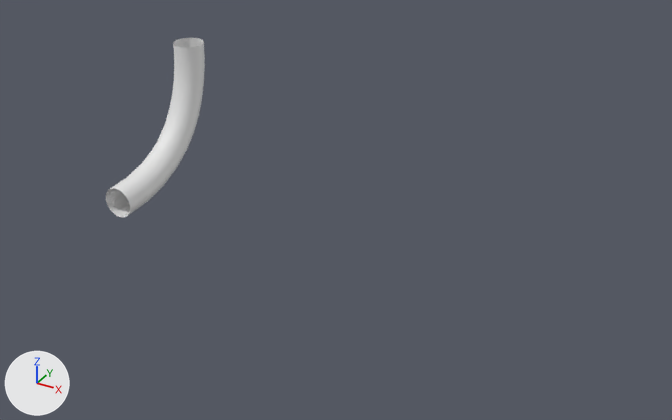
The Blender file tubes.blend as it was, and as the next commit left it.
Before and after are seen from a 50 mm camera at (9.3, -9.33, 6.78) aimed at (3.57, 0.56, 0.58). The axes (+X, +Y, +Z) are drawn at lower left. The lights are the same throughout. The same objects are shown in both versions, whatever each file hides.

Script lines for the objects in view, before the commit:
```python
me_cubeziercurve_004 = bpy.data.meshes.new('CUBezierCurve.004')
me_cubeziercurve_004.from_pydata(...)  # 182 vertices, 168 faces; spans x -0.25..0.25, y 0.0..2.24, z -0.24..2.0
me_cubeziercurve_004.polygons.foreach_set('use_smooth', [True] * 168)
ob_beziercurve_003 = bpy.data.objects.new('BezierCurve.003', me_cubeziercurve_004)
ob_beziercurve_003.location = (0.0, 0.0, 0.0)
```
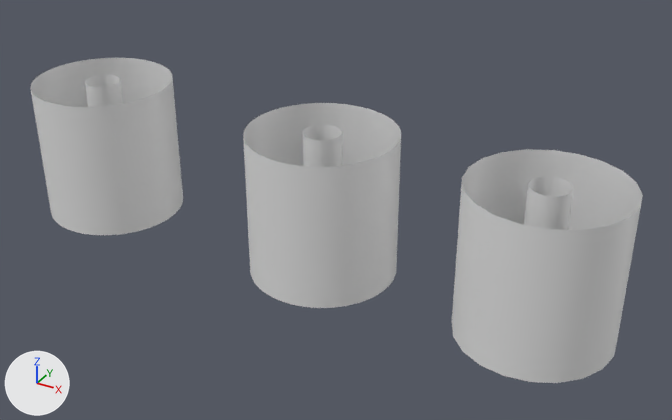
Diff of the bpy script that builds the scene:
```diff
--- a/tubes.blend.py
+++ b/tubes.blend.py
@@ me_cubeziercurve_004 @@
 # used by ob_beziercurve_003; location = (0.0, 0.0, 0.0)
-me_cubeziercurve_004.from_pydata(...)  # 182 vertices, 168 faces; spans x -0.25..0.25, y 0.0..2.24, z -0.24..2.0
+me_cubeziercurve_004.from_pydata(...)  # 748 vertices, 680 faces; spans x -1.0..1.0, y -1.0..1.0, z 0.0..2.0
+# me_cubeziercurve_004 part 1: 182 vertices removed from x -0.25..0.25, y 0.0..2.24, z -0.24..2.0; 748 vertices added at x -1.0..1.0, y -1.0..1.0, z 0.0..2.0
@@ me_cubeziercurve_011 @@
+me_cubeziercurve_011.from_pydata(...)  # 748 vertices, 680 faces; spans x -1.0..1.0, y -1.0..1.0, z 0.0..2.0
+me_cubeziercurve_011.polygons.foreach_set('use_smooth', [True] * 680)
@@ me_cubeziercurve_013 @@
+me_cubeziercurve_013.from_pydata(...)  # 748 vertices, 680 faces; spans x -1.0..1.0, y -1.0..1.0, z 0.0..2.0
+me_cubeziercurve_013.polygons.foreach_set('use_smooth', [True] * 680)
@@ cu_beziercurve_007 @@
+cu_beziercurve_007 = bpy.data.curves.new('BezierCurve.007', 'CURVE')
+cu_beziercurve_007.dimensions = '3D'
+_sp = cu_beziercurve_007.splines.new('BEZIER'); _sp.bezier_points.add(1)
+_sp.bezier_points.foreach_set('co', [0.0, 0.0, 0.0, 0.0, 0.0, 2.0])
+_sp.bezier_points.foreach_set('handle_left', [0.0, 0.0, -1.0, 0.0, 0.0, 1.72])
+_sp.bezier_points.foreach_set('handle_right', [0.0, 0.0, 2.0, 0.0, 0.0, 2.25])
+for _p, _l, _r in zip(_sp.bezier_points, ['ALIGNED', 'ALIGNED'], ['ALIGNED', 'ALIGNED']): _p.handle_left_type = _l; _p.handle_right_type = _r
+_sp.order_u = 0
+_sp.order_v = 0
+cu_beziercurve_007.use_path = True
+cu_beziercurve_007.use_path_clamp = True
+cu_beziercurve_007.bevel_resolution = 32
+cu_beziercurve_007.bevel_depth = 1.0
+cu_beziercurve_007.fill_mode = 'FULL'
@@ cu_beziercurve_027 @@
+cu_beziercurve_027 = bpy.data.curves.new('BezierCurve.027', 'CURVE')
+cu_beziercurve_027.dimensions = '3D'
+_sp = cu_beziercurve_027.splines.new('BEZIER'); _sp.bezier_points.add(1)
+_sp.bezier_points.foreach_set('co', [0.0, 0.0, 0.0, 0.0, 0.0, 2.0])
+_sp.bezier_points.foreach_set('handle_left', [0.0, 0.0, -1.0, 0.0, 0.0, 1.72])
+_sp.bezier_points.foreach_set('handle_right', [0.0, 0.0, 2.0, 0.0, 0.0, 2.25])
+for _p, _l, _r in zip(_sp.bezier_points, ['ALIGNED', 'ALIGNED'], ['ALIGNED', 'ALIGNED']): _p.handle_left_type = _l; _p.handle_right_type = _r
+_sp.order_u = 0
+_sp.order_v = 0
+cu_beziercurve_027.use_path = True
+cu_beziercurve_027.use_path_clamp = True
+cu_beziercurve_027.bevel_resolution = 32
+cu_beziercurve_027.bevel_depth = 0.25
+cu_beziercurve_027.fill_mode = 'FULL'
@@ ob_beziercurve_003 @@
 ob_beziercurve_003.location = (0.0, 0.0, 0.0)
+ob_beziercurve_003.scale = (0.25, 0.25, 1.0)
@@ ob_beziercurve_011 @@
+ob_beziercurve_011 = bpy.data.objects.new('BezierCurve.011', me_cubeziercurve_011)
+ob_beziercurve_011.location = (0.0, 0.0, 0.0)
@@ ob_beziercurve_008 @@
+ob_beziercurve_008 = bpy.data.objects.new('BezierCurve.008', me_cubeziercurve_013)
+ob_beziercurve_008.location = (3.7, 0.0, 0.0)
+ob_beziercurve_008.scale = (0.25, 0.25, 1.0)
@@ ob_beziercurve_009 @@
+ob_beziercurve_009 = bpy.data.objects.new('BezierCurve.009', cu_beziercurve_007)
+ob_beziercurve_009.location = (6.7, 0.0, 0.0)
@@ ob_beziercurve_010 @@
+ob_beziercurve_010 = bpy.data.objects.new('BezierCurve.010', cu_beziercurve_027)
+ob_beziercurve_010.location = (6.7, 0.0, 0.0)
@@ ob_beziercurve_016 @@
+ob_beziercurve_016 = bpy.data.objects.new('BezierCurve.016', me_cubeziercurve_013.copy())
+ob_beziercurve_016.location = (3.7, 0.0, 0.0)
```

Location of each change, (x1, y1, x2, y2) in pixels of the pictures (672 x 420 px):
'BezierCurve.009', added
    after: (452, 149, 643, 383)
'BezierCurve.016', added
    after: (243, 103, 401, 308)
'BezierCurve.011', added
    after: (30, 58, 183, 235)
'BezierCurve.003', reshaped, rescaled
    before: (106, 38, 205, 218)
    after: (85, 75, 123, 107)
'BezierCurve.010', added
    after: (524, 177, 574, 230)
'BezierCurve.008', added
    after: (303, 125, 342, 167)
